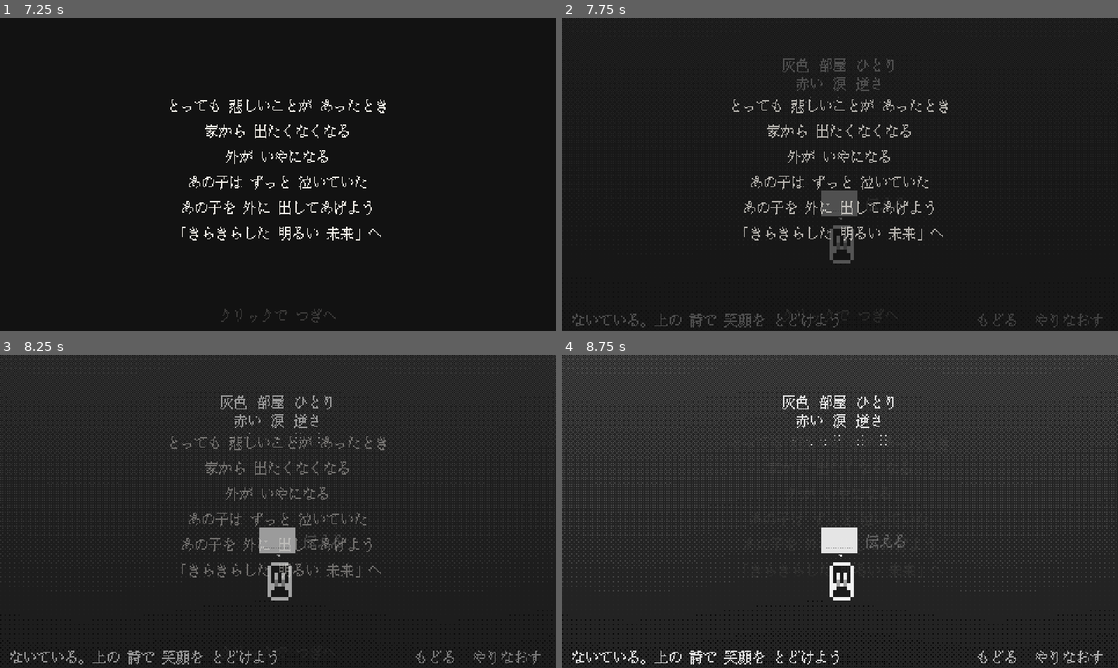
Above: before the commit, frames 1-4 (two rows, left to right).
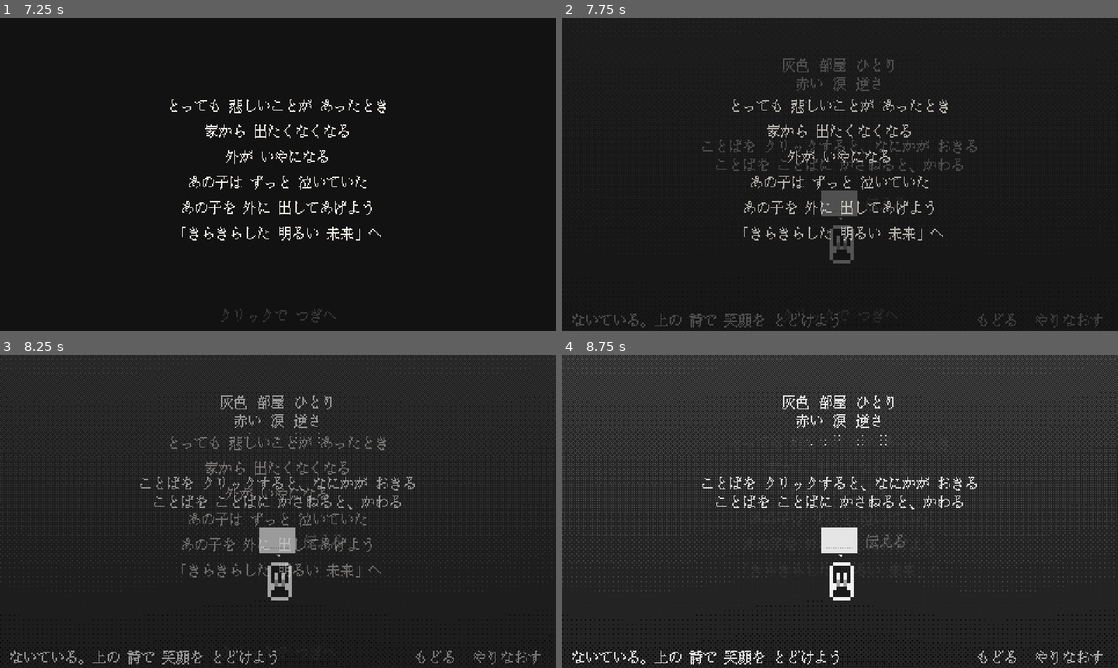
Above: after the commit, the same moments.

Repository: tmichiya/toru-3jam
Game: Godot game, scene res://scenes/main.tscn
Same seed, same stepped clock (60 frames per second), same inputs: the game is played once before the commit and once after it.
Inputs (mouse positions are in pixels of both pictures, inside the frame that each line leads up to):
- Up to frame 1 (7.25 s): click "やりなおす" at 0.5 s; click "もどる" at 1.25 s; click "やりなおす" at 2 s; click "もどる" at 2.75 s; click "やりなおす" at 3.5 s; click "もどる" at 4.25 s; tap Enter at 5 s; drag from (278, 174) to (333, 105) at 5.02 s; drag from (166, 190) to (250, 237) at 5.77 s; move the mouse to (333, 105) at 6.52 s; tap R at 6.6 s; click (333, 105) at 6.67 s
- Up to frame 2 (7.75 s): drag from (812, 237) to (673, 127) at 7.27 s
- Up to frame 3 (8.25 s): move the mouse to (444, 558) at 8.02 s; tap Z at 8.1 s; click (444, 558) at 8.17 s
- Up to frame 4 (8.75 s): tap Space at 8.27 s

Frame 1 is identical in both runs. In frame 2, 0.7% of the frame differs, in the area x 25-75%, y 38-50%; in frame 3, 0.7%; in frame 4, 0.7%.

Commit message:
はじまりに「クリック」「かさねる」の案内を出す
最初の場面で「ことばを クリックすると、なにかが おきる」「ことばを ことばに かさねると、かわる」を詩と主人公のあいだに出す。それぞれ一度やってみる (クリックで演出 / 重ねて変える) と消える。場面に telops として書けば他の場面にも出せる。

Co-Authored-By: Claude Opus 5.5 <noreply@anthropic.com>

Diff:
--- a/data/poem.json
+++ b/data/poem.json
@@ -231,12 +231,16 @@
 		}
 	],
 
-	"comment_stages": "unlock = その場面で開く本棚/窓 (そこの詩を手に入れたら hint_after のヒントに変わる)。answers = 伝えて正解になる言葉の並び。reach = そこに着くと次の場面へ",
+	"comment_stages": "unlock = その場面で開く本棚/窓 (そこの詩を手に入れたら hint_after のヒントに変わる)。telops = 場面のはじめに出す案内 (until の出来事 (anim=言葉をクリック, transform=言葉を重ねて変える) が起きるまで出る)。telop_after = 詩を手に入れたとき少し出す案内。answers = 伝えて正解になる言葉の並び。reach = そこに着くと次の場面へ",
 	"stages": [
 		{
 			"id": "cry",
 			"hint": "ないている。上の 詩で 笑顔を とどけよう",
 			"focus_poem": "p1",
+			"telops": [
+				{ "text": "ことばを クリックすると、なにかが おきる", "until": "anim" },
+				{ "text": "ことばを ことばに かさねると、かわる", "until": "transform" }
+			],
 			"hide_room": true,
 			"player_focus": { "pos": [150, 150], "scale": 3 },
 			"can_move": false,
--- a/scripts/ui.gd
+++ b/scripts/ui.gd
@@ -5,6 +5,9 @@
 const MARGIN := 8.0
 const MOVE_TELOP_DELAY := 1.0
 const INFO_TELOP_TIME := 5.0
+const START_TELOP_Y := 44.0
+const START_TELOP_Y_FOCUS := 104.0
+const START_TELOP_LINE_H := 16.0
 
 var game: Game
 var player: Player
@@ -18,6 +21,8 @@
 var _telop_done := false
 var _info: Label
 var _info_shown: Dictionary = {}  # telop_after を出した場面
+var _start_telops: Array = []    # 出している場面はじめの案内 {key, stage, until, label}
+var _start_done: Dictionary = {}  # 出し終えた案内の key
 
 
 func setup(g: Game, p: Player, v: PoemView) -> void:
@@ -71,6 +76,7 @@
 	_tell_button.disabled = game.state.message().is_empty()
 	_tell_button.visible = game.capacity() > 0
 	_update_info_telop()
+	_update_start_telops()
 	if not game.state.d["ended"]:
 		_ending_label.text = ""
 		_title_label.text = ""
@@ -85,6 +91,8 @@
 
 
 func _on_fx(ev: Dictionary) -> void:
+	# 案内に書いた操作を一度やってみたら、その案内はもういらない
+	_on_start_telop_event(ev["kind"])
 	if ev["kind"] == "ending":
 		# 詩が消えていく中、上に大きく題、そのあと下に一文
 		_title_label.text = game.poem.get("ending_title", "")
@@ -125,6 +133,50 @@
 	tw.tween_property(_info, "modulate:a", 1.0, 0.6)
 	tw.tween_interval(INFO_TELOP_TIME)
 	tw.tween_property(_info, "modulate:a", 0.0, 0.8)
+
+
+## 場面のはじめに出す telops (例: はじまりの「ことばを クリックすると…」「ことばを ことばに かさねると…」)。
+## 1行ずつ、until に書いた出来事 (anim = 言葉をクリック, transform = 言葉を重ねて変える) が
+## 起きるまで、または場面が変わるまで出し続ける
+func _update_start_telops() -> void:
+	var st := game.stage_def()
+	var stage_key := "%d" % game.state.d["stage"]
+	# 場面が変わったら、前の場面の案内は消す
+	for t in _start_telops.duplicate():
+		if t["stage"] != stage_key or game.state.d["ended"]:
+			_hide_start_telop(t)
+	if game.state.d["ended"]:
+		return
+	var defs: Array = st.get("telops", [])
+	# はじまり (詩が上の真ん中にある場面) は、詩と主人公のあいだに出す
+	var y := START_TELOP_Y_FOCUS if st.has("focus_poem") else START_TELOP_Y
+	for i in defs.size():
+		var key := "%s-%d" % [stage_key, i]
+		if _start_done.has(key) or _start_telops.any(func(t): return t["key"] == key):
+			continue
+		var label := _make_label(str(defs[i].get("text", "")), Vector2(0, y + i * START_TELOP_LINE_H))
+		label.size = Vector2(UIConst.SCREEN.x, 16)
+		label.horizontal_alignment = HORIZONTAL_ALIGNMENT_CENTER
+		label.add_theme_color_override("font_color", UIConst.HILITE_COLOR)
+		label.modulate.a = 0.0
+		create_tween().tween_property(label, "modulate:a", 1.0, 0.8)
+		_start_telops.append({"key": key, "stage": stage_key, "until": str(defs[i].get("until", "")), "label": label})
+
+
+## kind の出来事が起きたら、それを待っていた案内を消す
+func _on_start_telop_event(kind: String) -> void:
+	for t in _start_telops.duplicate():
+		if t["until"] == kind:
+			_hide_start_telop(t)
+
+
+func _hide_start_telop(t: Dictionary) -> void:
+	_start_telops.erase(t)
+	_start_done[t["key"]] = true
+	var label: Label = t["label"]
+	var tw := create_tween()
+	tw.tween_property(label, "modulate:a", 0.0, 0.6)
+	tw.tween_callback(label.queue_free)
 
 
 func _hide_move_telop() -> void:
